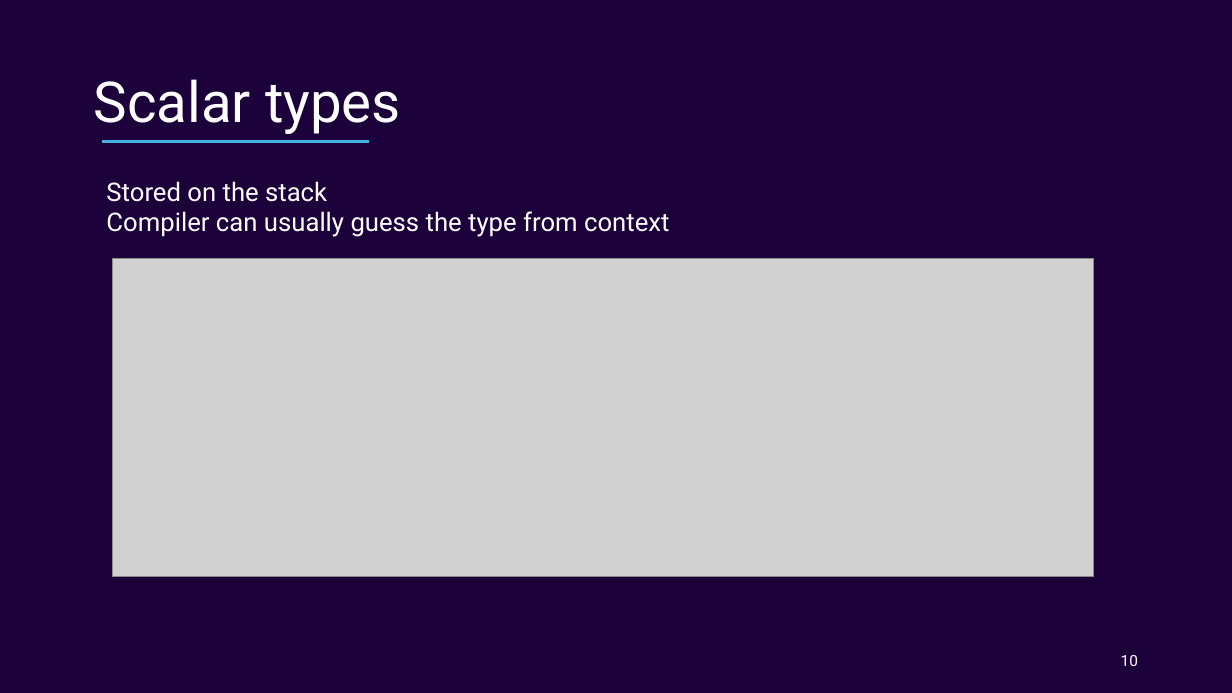
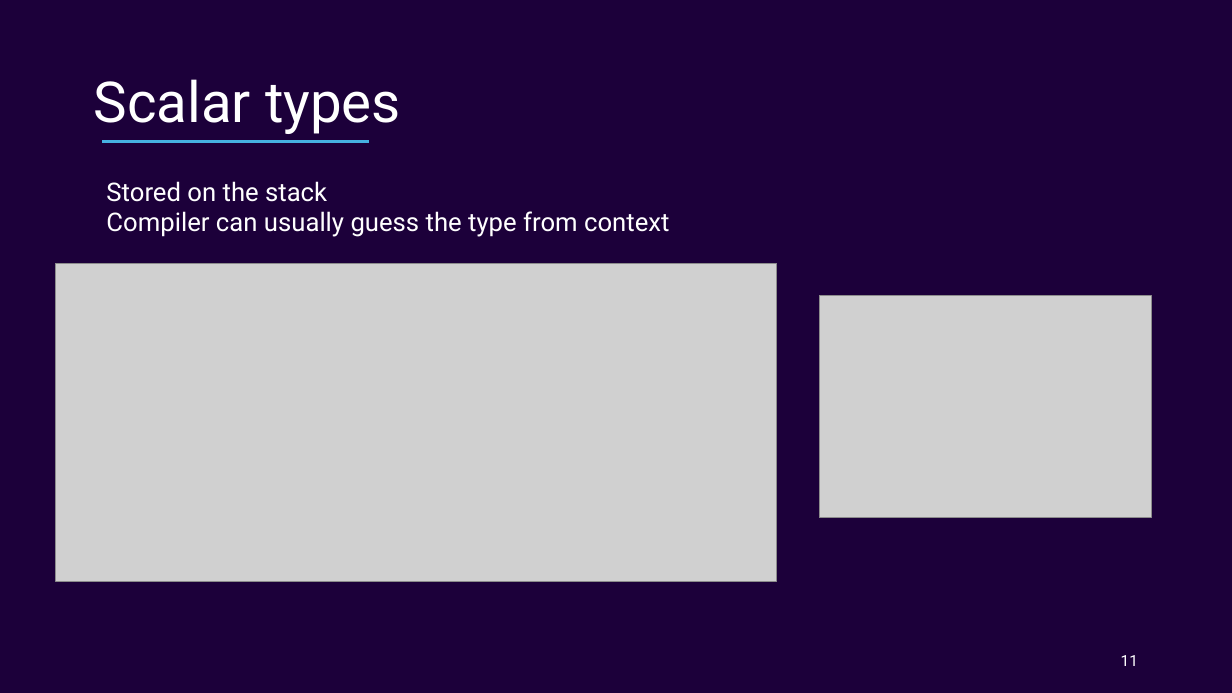
Before and after one commit to Ordina-Group/pythoneers-rust-workshop, a slide deck: slide 11 of Rust.pptx (slide 10 before the commit). Drawn at 1232x693 pixels with LibreOffice and Linux fonts; fonts in the diff are those of the drawing; grey boxes stand for pictures. Boxes give left, top, right and bottom in pixels: in the first picture for what was removed or moved away, otherwise in the second. Text is boxed around its words. In the diff, an @@ line names an element or a change of style, - is before the commit and + after.

```diff
--- a/Rust.pptx
+++ b/Rust.pptx
@@ picture: place and size @@
-picture at <box>113,259,1094,577</box>
+picture at <box>55,263,776,581</box>
@@ picture added at <box>820,296,1152,518</box> @@
@@ page number at <box>1121,655,1138,666</box>: text changed @@
-10
+11
```
Also in this commit, not shown: 7 other slides changed, 1 slide added.
